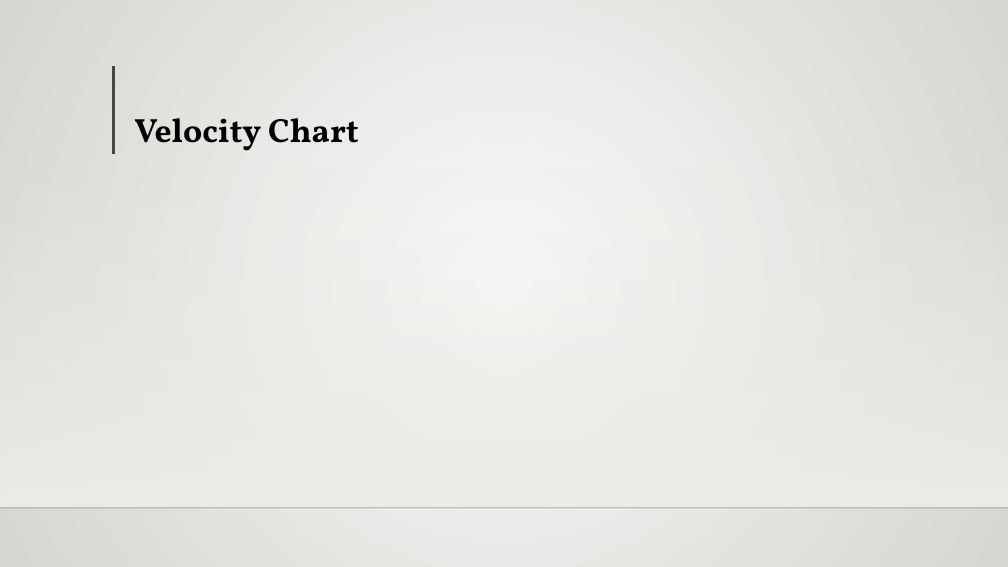
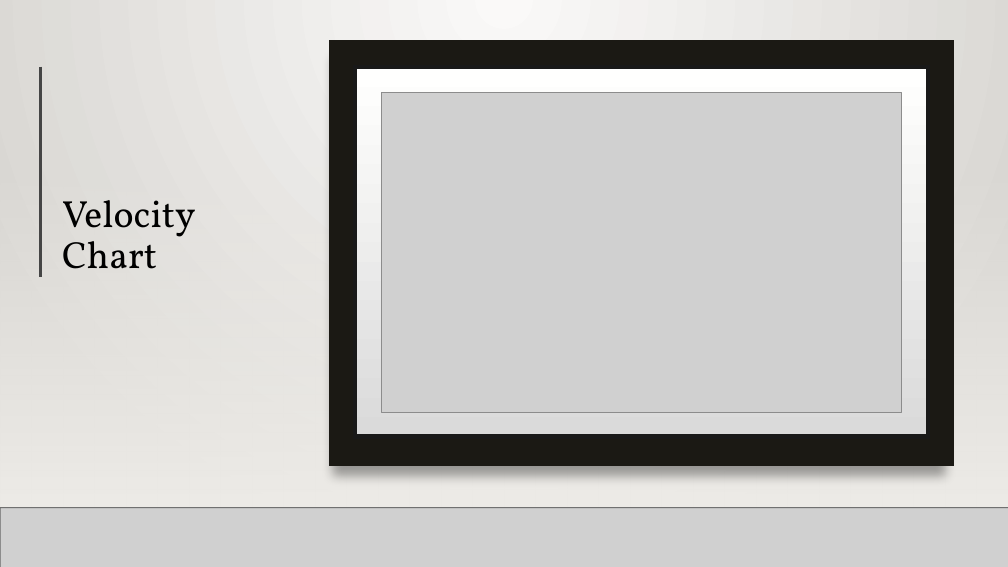
Before and after one commit to StewartSteven/Attend-In, a slide deck: slide 8 of ATTEND-IN_Sprint_3.pptx. Drawn at 1008x567 pixels with LibreOffice and Linux fonts; fonts in the diff are those of the drawing; grey boxes stand for pictures; background and template pictures are left out. Boxes give left, top, right and bottom in pixels: in the first picture for what was removed or moved away, otherwise in the second. Text is boxed around its words. In the diff, an @@ line names an element or a change of style, - is before the commit and + after.

```diff
--- a/ATTEND-IN_Sprint_3.pptx
+++ b/ATTEND-IN_Sprint_3.pptx
@@ rectangle added at box(0, 0, 1008, 567), fill gradient #FAFAF9 to #D7D5D2 @@
@@ rectangle added at box(329, 40, 954, 466), fill #1B1914 @@
@@ line added from (41, 67) to (41, 278), #454545 3 pt @@
@@ line added from (193, 66) to (193, 277), #454545 3 pt @@
@@ rectangle added at box(355, 67, 928, 436), fill gradient #DADADA to #FFFFFE, outline #191919 4 pt @@
@@ picture added at box(382, 92, 901, 412) @@
@@ title "Velocity Chart": place and size @@
-title "Velocity Chart" at box(134, 118, 358, 151)
+title "Velocity Chart" at box(62, 200, 196, 269)
@@ title "Velocity Chart" at box(62, 200, 196, 269): size 32 to 36 pt, bold off @@
@@ rectangle added at box(0, 166, 1008, 507), fill gradient #EDEBE7 @@
@@ rectangle added at box(0, 166, 1008, 507), fill gradient #EDEBE7 @@
@@ line added from (0, 508) to (1008, 508), #000001 1 pt @@
@@ picture added at box(0, 507, 1008, 567) @@
@@ line added from (0, 508) to (1008, 508), #000001 1 pt @@
```
Also in this commit, not shown: 2 other slides changed.
